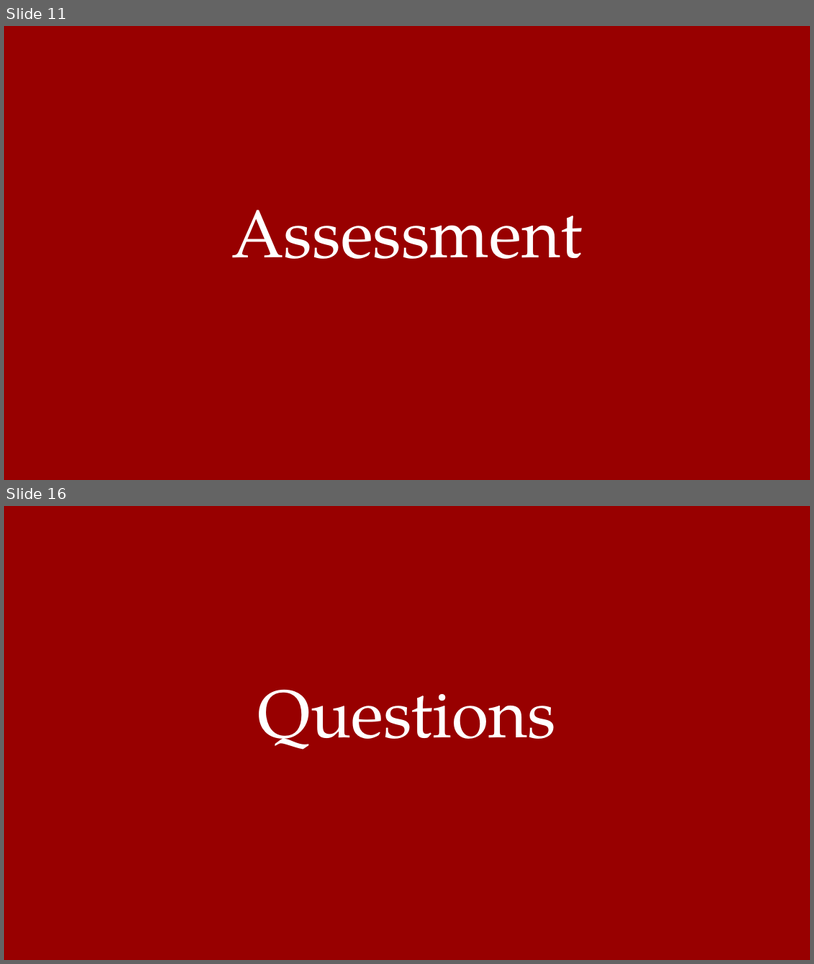
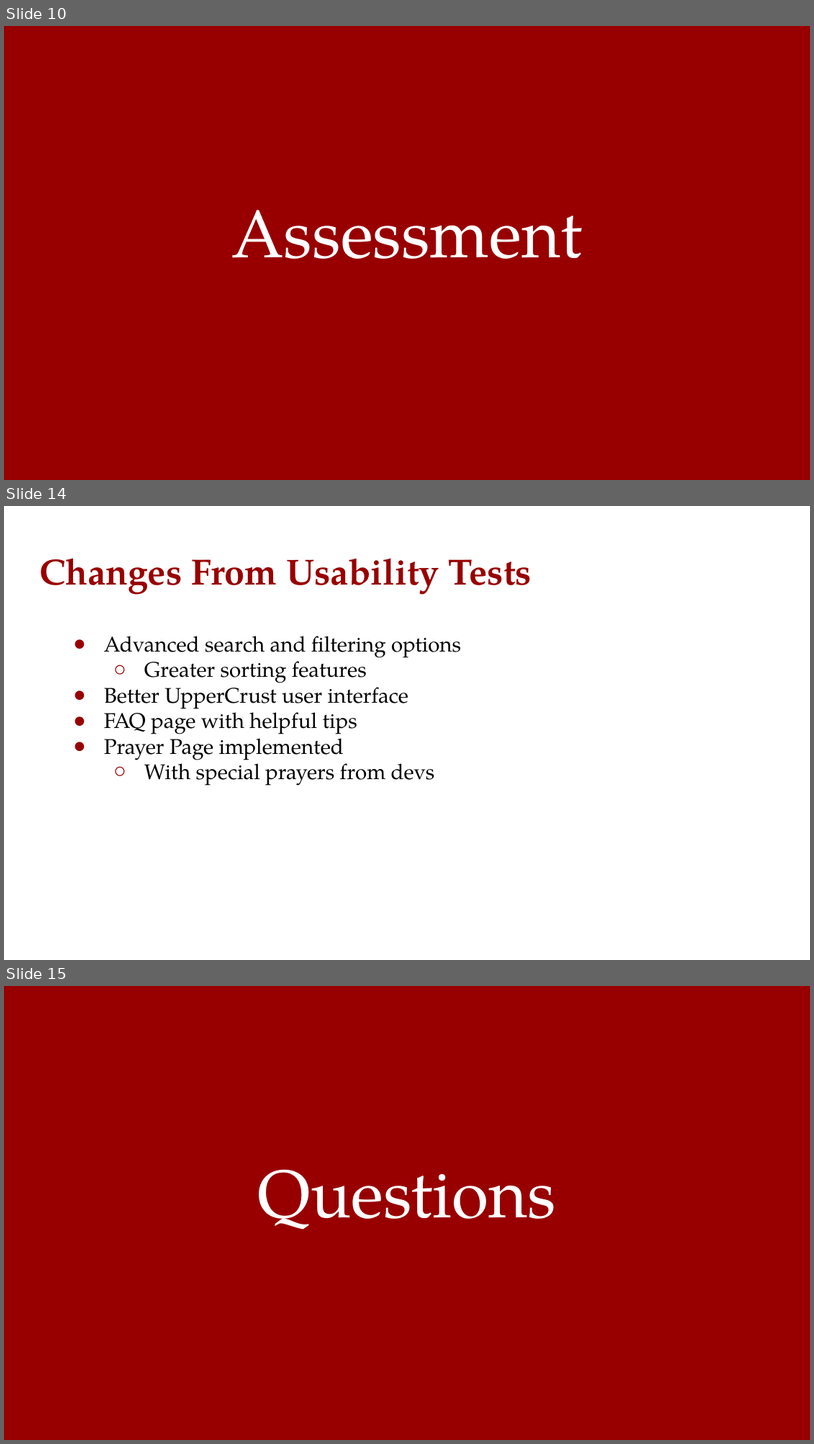
Before and after one commit to KnightBites/KnightBites-Project, a slide deck: KnightBites Presentation.pptx. Shown one above the other, each under a label of ours: slides 11 and 16 before the commit, slides 10, 14 and 15 after it; the slides between them are not shown. The pictures are 814x964 and 814x1444 pixels, drawn with LibreOffice and Linux fonts; fonts in the diff are those of the drawing. Boxes give left, top, right and bottom in pixels: in the first picture for what was removed or moved away, otherwise in the second. Text is boxed around its words. In the diff, an @@ line names an element or a change of style, - is before the commit and + after.

```diff
--- a/KnightBites Presentation.pptx
+++ b/KnightBites Presentation.pptx
@@ slide 14 added at (4,506,810,960), background #FFFFFF @@
@@ title added at (39,558,532,595), 32.4 pt, text #980000, bold @@
+Changes From Usability Tests
@@ text added at (104,636,461,785), 19 pt, text #000000 @@
+● Advanced search and filtering options
+  ○ Greater sorting features
+● Better UpperCrust user interface
+● FAQ page with helpful tips
+● Prayer Page implemented
+  ○ With special prayers from devs
@@ what was slide 11 is now slide 10 @@
@@ what was slide 16 is now slide 15 @@
```
Also in this commit, not shown: 6 slides changed, 2 other slides added, 4 slides removed.
